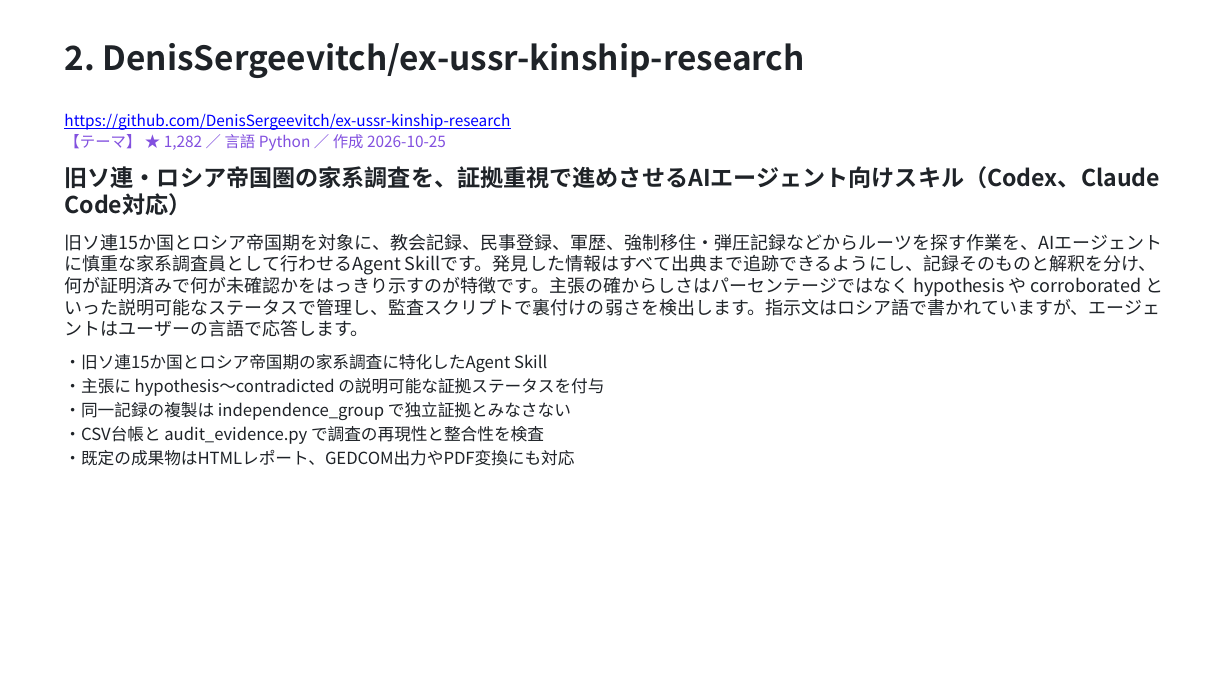
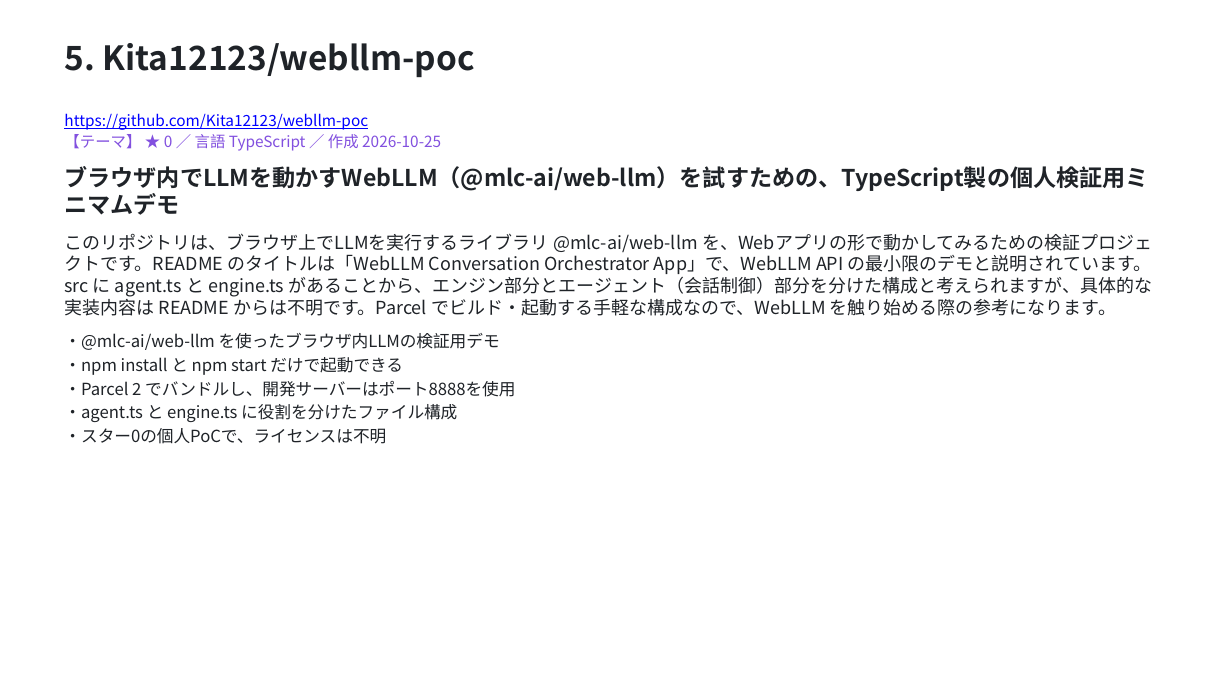
Before and after one commit to HORI-PNG/github_trend_checker, a slide deck: slide 35 of reports/2026-10-30/report.pptx (slide 11 before the commit). Drawn at 1232x693 pixels with LibreOffice and Linux fonts; fonts in the diff are those of the drawing. Boxes give left, top, right and bottom in pixels: in the first picture for what was removed or moved away, otherwise in the second. Text is boxed around its words. In the diff, an @@ line names an element or a change of style, - is before the commit and + after.

```diff
--- a/reports/2026-10-30/report.pptx
+++ b/reports/2026-10-30/report.pptx
@@ text at bbox=[64, 43, 475, 77]: text changed @@
-2. DenisSergeevitch/ex-ussr-kinship-research
+5. Kita12123/webllm-poc
@@ text at bbox=[64, 113, 1153, 444]: text changed @@
-https://github.com/DenisSergeevitch/ex-ussr-kinship-research
-【テーマ】 ★ 1,282 ／ 言語 Python ／ 作成 2026-10-25
-旧ソ連・ロシア帝国圏の家系調査を、証拠重視で進めさせるAIエージェント向けスキル（Codex、Claude Code対応）
-旧ソ連15か国とロシア帝国期を対象に、教会記録、民事登録、軍歴、強制移住・弾圧記録などからルーツを探す作業を、AIエージェントに慎重な家系調査員として行わせるAgent Skillです。発見した情報はすべて出典まで追跡できるようにし、記録そのものと解釈を分け、何が証明済みで何が未確認かをはっきり示すのが特徴です。主張の確からしさはパーセンテージではなく hypothesis や corroborated といった説明可能なステータスで管理し、監査スクリプトで裏付けの弱さを検出します。指示文はロシア語で書かれていますが、エージェントはユーザーの言語で応答します。
-・旧ソ連15か国とロシア帝国期の家系調査に特化したAgent Skill
-・主張に hypothesis〜contradicted の説明可能な証拠ステータスを付与
-・同一記録の複製は independence_group で独立証拠とみなさない
-・CSV台帳と audit_evidence.py で調査の再現性と整合性を検査
-・既定の成果物はHTMLレポート、GEDCOM出力やPDF変換にも対応
+https://github.com/Kita12123/webllm-poc
+【テーマ】 ★ 0 ／ 言語 TypeScript ／ 作成 2026-10-25
+ブラウザ内でLLMを動かすWebLLM（@mlc-ai/web-llm）を試すための、TypeScript製の個人検証用ミニマムデモ
+このリポジトリは、ブラウザ上でLLMを実行するライブラリ @mlc-ai/web-llm を、Webアプリの形で動かしてみるための検証プロジェクトです。README のタイトルは「WebLLM Conversation Orchestrator App」で、WebLLM API の最小限のデモと説明されています。src に agent.ts と engine.ts があることから、エンジン部分とエージェント（会話制御）部分を分けた構成と考えられますが、具体的な実装内容は README からは不明です。Parcel でビルド・起動する手軽な構成なので、WebLLM を触り始める際の参考になります。
+・@mlc-ai/web-llm を使ったブラウザ内LLMの検証用デモ
+・npm install と npm start だけで起動できる
+・Parcel 2 でバンドルし、開発サーバーはポート8888を使用
+・agent.ts と engine.ts に役割を分けたファイル構成
+・スター0の個人PoCで、ライセンスは不明
```
Also in this commit, not shown: 76 other slides changed, 1 slide added, 4 slides removed, 3 other files.
